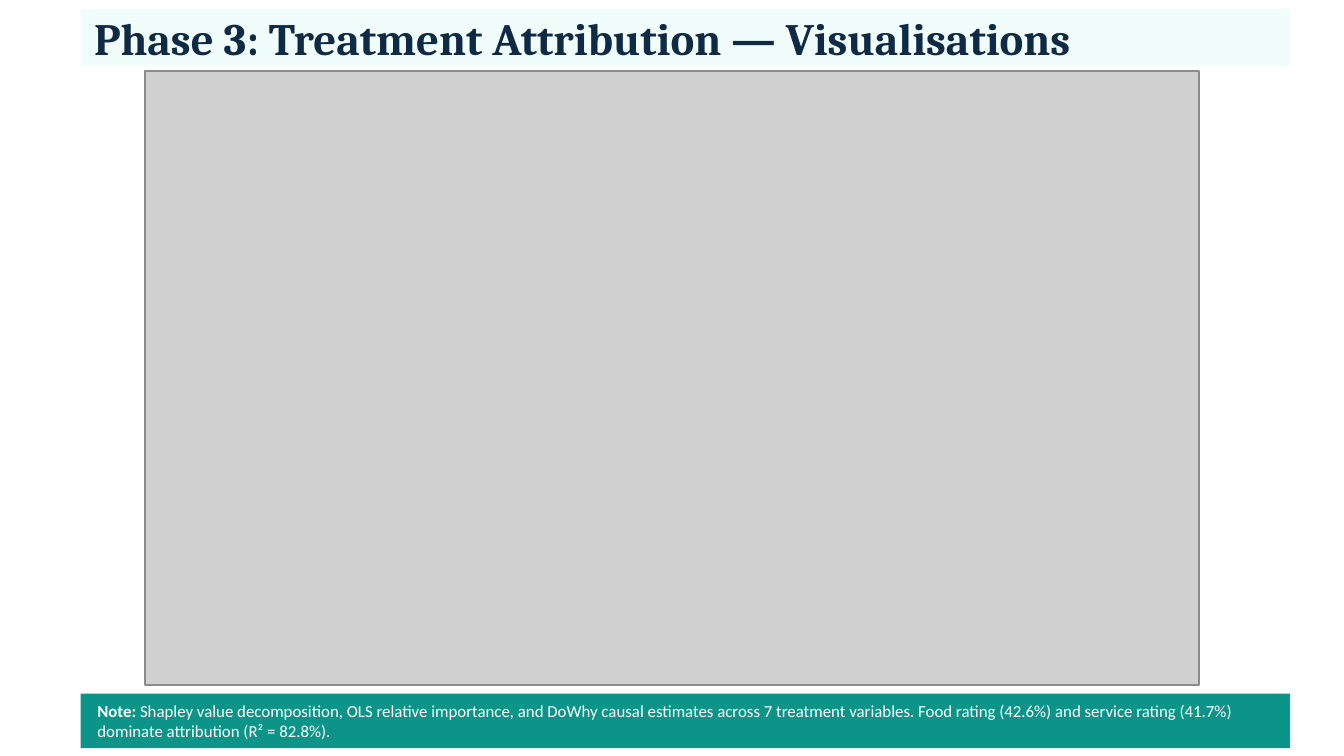
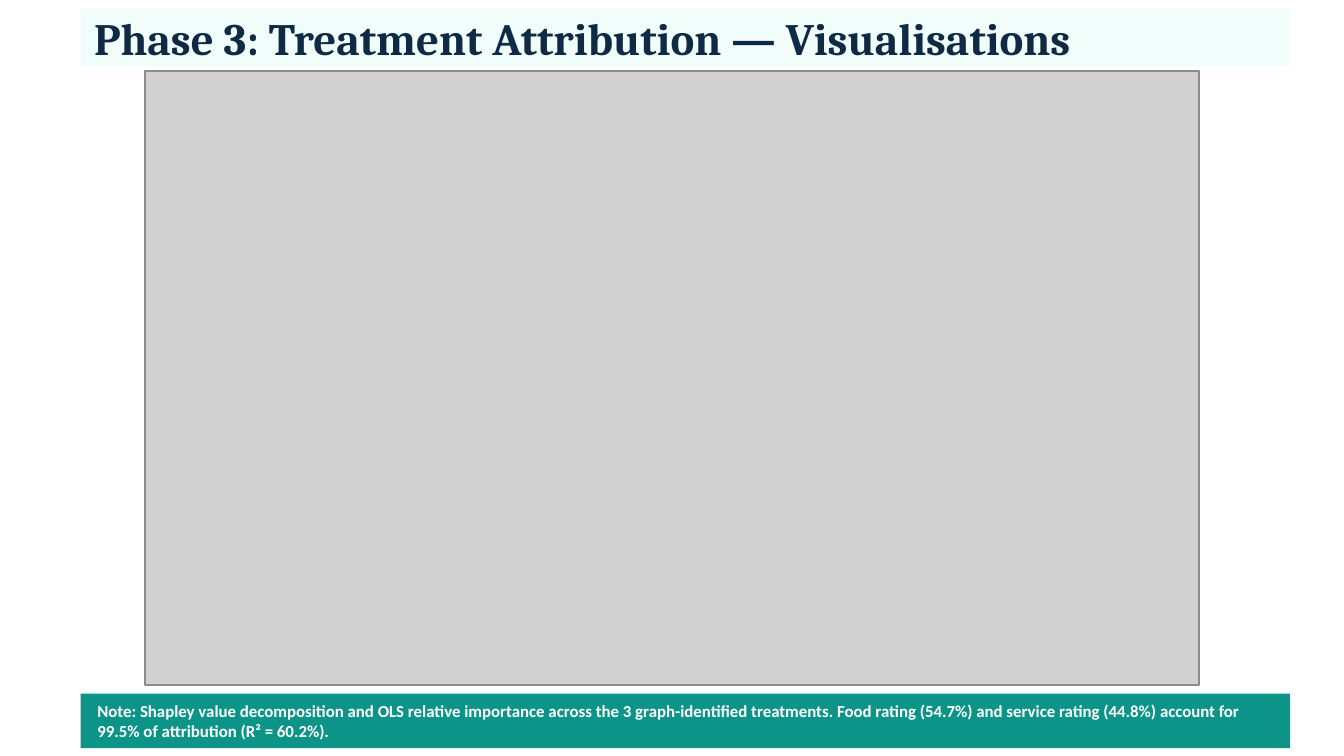
Before and after one commit to EllaN12/Causal_inference-Case_study, a slide deck: slide 9 of Causal_Inference_Case_Study.pptx. Drawn at 1344x756 pixels with LibreOffice and Linux fonts; fonts in the diff are those of the drawing; grey boxes stand for pictures. Boxes give left, top, right and bottom in pixels: in the first picture for what was removed or moved away, otherwise in the second. Text is boxed around its words. In the diff, an @@ line names an element or a change of style, - is before the commit and + after.

```diff
--- a/Causal_Inference_Case_Study.pptx
+++ b/Causal_Inference_Case_Study.pptx
@@ text in rectangle at [97,704,1239,740]: text changed; bold on @@
-Note: Shapley value decomposition, OLS relative importance, and DoWhy causal estimates across 7 treatment variables. Food rating (42.6%) and service rating (41.7%) dominate attribution (R² = 82.8%).
+Note: Shapley value decomposition and OLS relative importance across the 3 graph-identified treatments. Food rating (54.7%) and service rating (44.8%) account for 99.5% of attribution (R² = 60.2%).
```
Also in this commit, not shown: 7 other slides changed, 16 other files.
